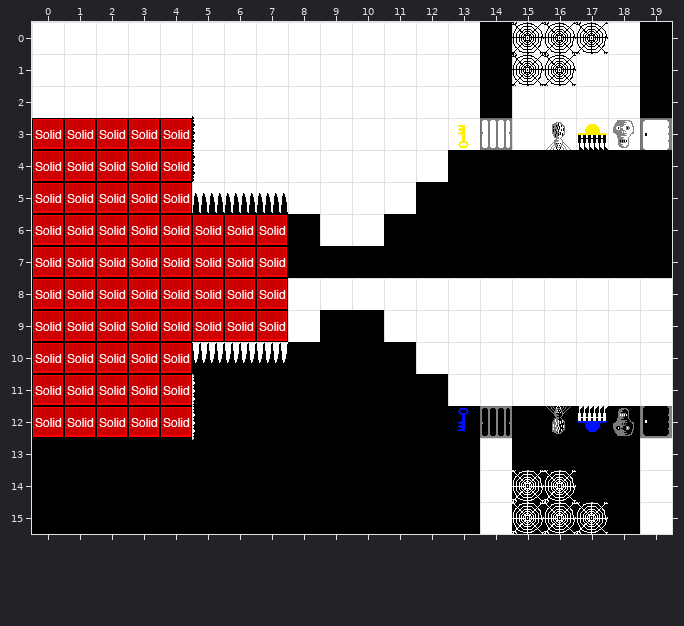
Tiled map -- data/map/level1.tmx. The picture above was drawn from the file before the commit.
Cells are 32x32 px. Shown: x 0..19, y 0..15.
The same view after the edit:
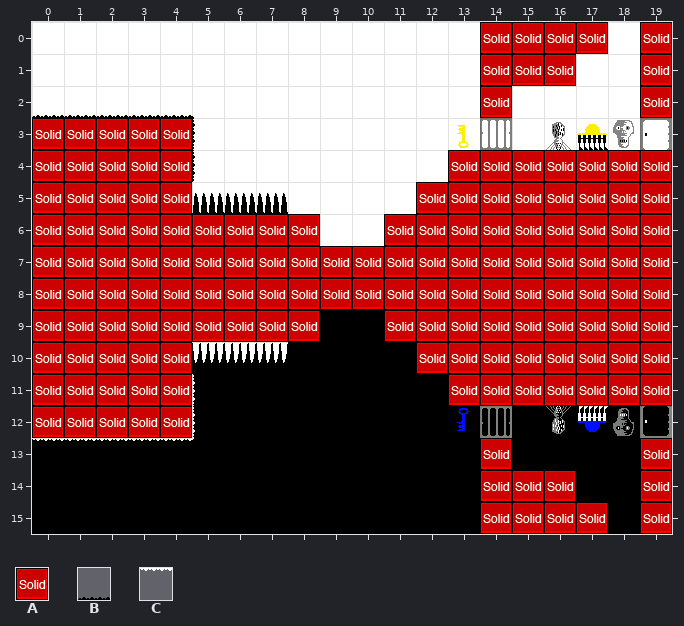
Key: from "metatiles32x32": A 0 "solid"; from "tiles": B 3, C 43.
_ is an empty cell.
From the commit log: Filled solids
The exact change:
Layer "Background":
Tile C gives way to tile B in row 2 at x 0 to 4.
Tile B gives way to tile C in row 13 at x 0 to 4.
Layer "collision":
The edit adds tile A in row 0 at x 14 to 17 and 19; in row 1 at x 14 to 16 and 19; in row 2 at x 14 and 19; in row 4 at x 13 to 19; in row 5 at x 12 to 19; in row 6 at x 8 and 11 to 19.
The edit adds tile A in rows 7 to 8 at x 8 to 19; in row 9 at x 8 and 11 to 19; in row 10 at x 12 to 19; in row 11 at x 13 to 19; in row 13 at x 14 and 19; in row 14 at x 14 to 16 and 19.
The edit adds tile A in row 15 at x 14 to 17 and 19.
Changed places in both pictures, as pixel boxes (x1, y1, x2, y2):
added: (481, 22, 608, 117)
added: (641, 23, 671, 117)
changed: (32, 115, 192, 118)
added: (288, 151, 672, 406)
changed: (32, 438, 192, 441)
added: (480, 438, 608, 534)
added: (640, 438, 672, 534)
